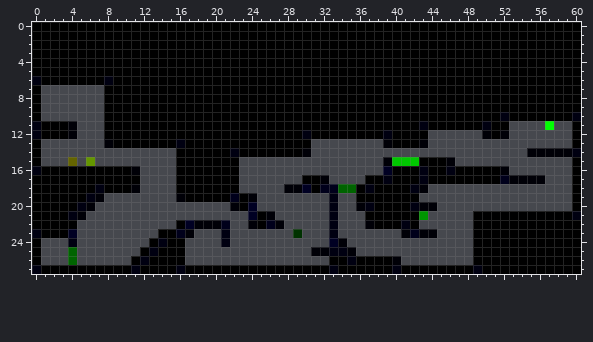
Two versions of one pixel-art sprite, The Seekers Way 0.2/Level2.png. The first picture shows the starting point.
The file is 61x28 pixels. Colours within 5 levels of each other are drawn and written as one.
After the commit:
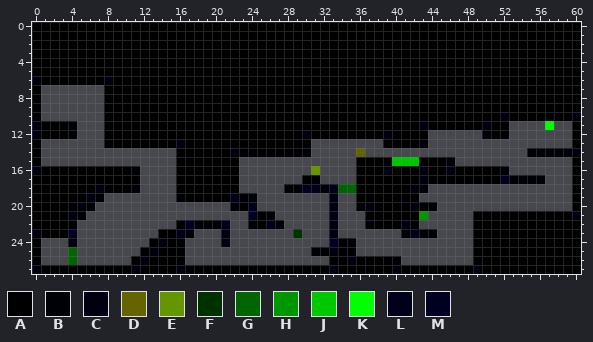
Palette (. is transparent): A #000000  B #000007  C #000011  D #646400  E #649600  F #003200  G #006400  H #009600  J #00c800  K #00ff00  L #00001b  M #000023
Edits made:
Colour A is added in rows 15 to 16 at x 36 to 38; in row 17 at x 36.
Colour A replaces colour B in row 24 at x 34; in row 25 at x 35.
Colour A replaces colour C in row 17 at x 39; in row 18 at x 37; in row 25 at x 34.
Colour B is added in row 24 at x 35.
Colour B replaces colour A in row 17 at x 31.
Colour B replaces colour L in row 18 at x 32.
Colour C replaces colour M in row 16 at x 39.
Colour D is added in row 14 at x 36.
Colour E is added in row 16 at x 31.
Colour L replaces colour A in row 18 at x 31.
The author cleared colour B in row 17 at x 32.
The author cleared colour D in row 15 at x 4.
The author cleared colour E in row 15 at x 6.
Pixel boxes of the changes (left, top, right, bottom) in both pictures:
changed: (356, 148, 392, 193)
erased: (68, 157, 95, 166)
changed: (311, 166, 329, 193)
changed: (338, 238, 356, 256)
